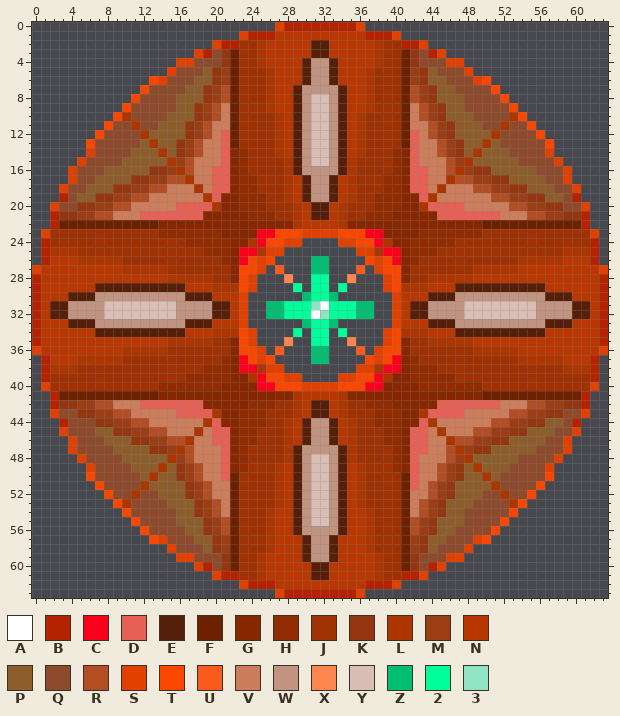
Pixel-art sprite, stored at Resources/enemy/enemy_2.png. Above, as it was before the edit.
The file is 128x128 pixels, drawn in blocks of 2x2; one block is one cell here. Colours within 5 levels of each other are drawn and written as one.
Palette (. is transparent): A #ffffff  B #b52200  C #fa001d  D #e66056  E #561f0a  F #6c2100  G #872700  H #912c00  J #a03102  K #943710  L #ac3500  M #9c3e15  N #b93700  P #8d5e2c  Q #8d4a2c  R #b34d24  S #e14100  T #fa4700  U #f95b1d  V #cc7d5c  W #c19381  X #fd8550  Y #d8beb4  Z #02be72  2 #00ff9b  3 #90e4c3
Pixels before (only the part around the change), first column x 0:
 0 ...........................SBBBBBBBBS...........................
 1 .......................SBBBNNNNNNNNNNBBBS.......................
 2 ....................SBBJJLNNNNNEENNNNNLJJBBS....................
 3 ..................SBQKFJJLNNNNNEENNNNNLJJFKQBS..................
 4 ................SSQQQKFJJLNNNNEWWENNNNLJJFKQQQSS................
 5 ...............SQQQPKMFJJJLNNNEWWENNNLJJJFMKPQQQS...............
 6 .............TSQQQPPKMFJJJLNNNEWWENNNLJJJFMKPPQQQST.............
 7 ............TQQQQPPKMRFJJJLNNEWWWWENNLJJJFRMKPPQQQQT............
 8 ...........TQQQQPPPKMRFJJJLNNEWYYWENNLJJJFRMKPPPQQQQT...........
 9 ..........TQQQQQPPKMRVFJJJLNNEWYYWENNLJJJFVRMKPPQQQQQT..........
10 .........TLQQQQPPPKMRVFJJJJLNEWYYWENLJJJJFVRMKPPPQQQQLT.........
11 ........TQQLQQPPPKMRVVFJJJJLNEWYYWENLJJJJFVVRMKPPPQQLQQT........
12 .......TQQQQLPPPPKMRVDFJJJJLNEWYYWENLJJJJFDVRMKPPPPLQQQQT.......
13 ......TQQQQQPLPPKMRVVDFJJJJLNEWYYWENLJJJJFDVVRMKPPLPQQQQQT......
14 ......SQQQQPPPLPKMRVVDGHJJJLNEWYYWENLJJJHGDVVRMKPLPPPQQQQS......
15 .....SQQQQPPPPPLMRVVVDGHJJJJLEWYYWELJJJJHGDVVVRMLPPPPPQQQQS.....
16 ....SQQQPPPPPKKMLRVVDDGHJJJJLEWWWWELJJJJHGDDVVRLMKKPPPPPQQQS....
17 ....SQQPPPPKKMMRRLVVDDGHHJJJLNEWWENLJJJHHGDDVVLRRMMKKPPPPQQS....
18 ...SQQPPPKKMMRRVVVLVDDGHHJJJLNEWWENLJJJHHGDDVLVVVRRMMKKPPPQQS...
19 ...BQPPKKMMRRVVVVVVLDGGHHHJJLNEWWENLJJHHHGGDLVVVVVVRRMMKKPPQB...
20 ..SQQKKMMRRVVVVVDDDDLGGHHHJJJLNEENLJJJHHHGGLDDDDVVVVVRRMMKKQQS..
21 ..BKKMMRRVVVDDDDDDDGGGGGHHHJJLNEENLJJHHHGGGGGDDDDDDDVVVRRMMKKB..
22 ..BFFFFFFFFFFFGGGGGGGGGGGGGGGLNNNNLGGGGGGGGGGGGGGGFFFFFFFFFFFB..
23 .SJJJJJJJJJJJJHHHHHHHGGGGCCTTTSSSSTTTCCGGGGHHHHHHHJJJJJJJJJJJJS.
24 .BJJJJJJJJJJJJJJJHHHHHGGLCTTSS....SSTTCLGGHHHHHJJJJJJJJJJJJJJJB.
25 .BLLLJJJJJJJJJJJJJJHHHGCCLSS........SSLCCGHHHJJJJJJJJJJJJJJLLLB.
26 .BNNNLLLLLJJJJJJJJJJJHGCTST....ZZ....TSTCGHJJJJJJJJJJJLLLLLNNNB.
27 SNNNNNNNNNLLLLLJJJJJJJGTTS.U...ZZ...U.STTGJJJJJJJLLLLLNNNNNNNNNS
28 BNNNNNNNNNNNNNNLLLLLJJGTS...X..22..X...STGJJLLLLLNNNNNNNNNNNNNNB
29 BNNNNNNEEEEEEEEEENNNLLLTS....2.22.2....STLLLNNNEEEEEEEEEENNNNNNB
30 BNNNEEEWWWWWWWWWWEEENNNS......Z22Z......SNNNEEEWWWWWWWWWWEEENNNB
31 BNEEWWWWYYYYYYYYWWWWEENS..ZZ2223A222ZZ..SNEEWWWWYYYYYYYYWWWWEENB
32 BNEEWWWWYYYYYYYYWWWWEENS..ZZ222A3222ZZ..SNEEWWWWYYYYYYYYWWWWEENB
33 BNNNEEEWWWWWWWWWWEEENNNS......Z22Z......SNNNEEEWWWWWWWWWWEEENNNB
34 BNNNNNNEEEEEEEEEENNNLLLTS....2.22.2....STLLLNNNEEEEEEEEEENNNNNNB
35 BNNNNNNNNNNNNNNLLLLLJJGTS...X..22..X...STGJJLLLLLNNNNNNNNNNNNNNB
36 SNNNNNNNNNLLLLLJJJJJJJGTTS.U...ZZ...U.STTGJJJJJJJLLLLLNNNNNNNNNS
37 .BNNNLLLLLJJJJJJJJJJJHGCTST....ZZ....TSTCGHJJJJJJJJJJJLLLLLNNNB.
38 .BLLLJJJJJJJJJJJJJJHHHGCCLSS........SSLCCGHHHJJJJJJJJJJJJJJLLLB.
39 .BJJJJJJJJJJJJJJJHHHHHGGLCTTSS....SSTTCLGGHHHHHJJJJJJJJJJJJJJJB.
40 .SJJJJJJJJJJJJHHHHHHHGGGGCCTTTSSSSTTTCCGGGGHHHHHHHJJJJJJJJJJJJS.
41 ..BFFFFFFFFFFFGGGGGGGGGGGGGGGLNNNNLGGGGGGGGGGGGGGGFFFFFFFFFFFB..
42 ..BKKMMRRVVVDDDDDDDGGGGGHHHJJLNEENLJJHHHGGGGGDDDDDDDVVVRRMMKKB..
43 ..SQQKKMMRRVVVVVDDDDLGGHHHJJJLNEENLJJJHHHGGLDDDDVVVVVRRMMKKQQS..
44 ...BQQQKKMMRRVVVVVVLDGGHHHJJLNEWWENLJJHHHGGDLVVVVVVRRMMKKPPQB...
45 ...SQQQPPKKMMRRVVVLVDDGHHJJJLNEWWENLJJJHHGDDVLVVVRRMMKKPPPQQS...
46 ....SQQQPPPKKMMRRLVVDDGHHJJJLNEWWENLJJJHHGDDVVLRRMMKKPPPPQQS....
47 ....SQQQQPPPPKKMLRVVVDGHJJJJLEWWWWELJJJJHGDDVVRLMKKPPPPPQQQS....
48 .....SQQQQPPPPPLMRVVVDGHJJJJLEWYYWELJJJJHGDVVVRMLPPPPPQQQQS.....
49 ......SQQQQPPPLPKMRVVDGHJJJLNEWYYWENLJJJHGDVVRMKPLPPPQQQQS......
50 ......TQQQQQPLPPKMRVVDFJJJJLNEWYYWENLJJJJFDVVRMKPPLPQQQQQT......
51 .......TQQQQLPPPPKMRVVFJJJJLNEWYYWENLJJJJFDVRMKPPPPLQQQQT.......
52 ........TQQLQQPPPKMRVVFJJJJLNEWYYWENLJJJJFVVRMKPPPQQLQQT........
53 .........TLQQQQPPPKMRVFJJJJLNEWYYWENLJJJJFVRMKPPPQQQQLT.........
54 ..........TQQQQQPPKMRVFJJJLNNEWYYWENNLJJJFVRMKPPQQQQQT..........
55 ...........TQQQQPPPKMRFJJJLNNEWYYWENNLJJJFRMKPPPQQQQT...........
56 ............TQQQQPPKMRFJJJLNNEWWWWENNLJJJFRMKPPQQQQT............
57 .............TSQQQPPKMFJJJLNNNEWWENNNLJJJFMKPPQQQST.............
58 ...............SQQQPKMFJJJLNNNEWWENNNLJJJFMKPQQQS...............
59 ................SSQQQKFJJLNNNNEWWENNNNLJJFKQQQSS................
60 ..................SBQKFJJLNNNNNEENNNNNLJJFKQBS..................
61 ....................SBBJJLNNNNNEENNNNNLJJBBS....................
62 .......................SBBBNNNNNNNNNNBBBS.......................
63 ...........................SBBBBBBBBS...........................
New version:
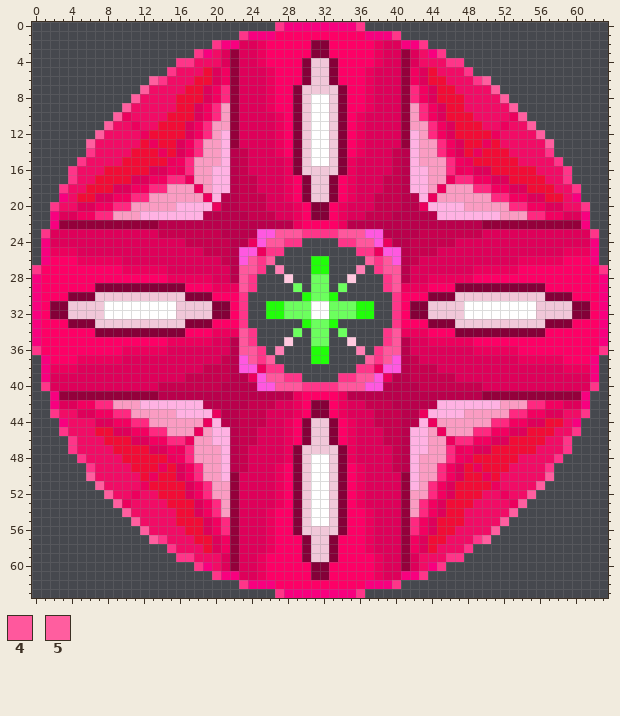
Colours new in this view: 4 #ff589d  5 #ff5e9f
From old to new:
colour 2: #00ff9b -> #6cff5e
colour B: #b52200 -> #f8007f
colour C: #fa001d -> #ff58e0
colour D: #e66056 -> #ffb2e3
colour E: #561f0a -> #840038
colour F: #6c2100 -> #94003b
colour G: #872700 -> #b9004c
colour H: #912c00 -> #c7004f
colour J: #a03102 -> #de005a
colour L: #ac3500 -> #ec005d
colour M: #9c3e15 -> #f20060
colour N: #b93700 -> #fd0066
colour P: #8d5e2c -> #f10c36
colour Q: #8d4a2c -> #f10c66
colour R: #b34d24 -> #ff2880
colour S: #e14100 -> #ff3589
colour U: #f95b1d -> #ff7eb4
colour V: #cc7d5c -> #fa9cc2
colour W: #c19381 -> #f1c8d9
colour X: #fd8550 -> #ffc9df
colour Z: #02be72 -> #21ff08
Changed rows in their new state; - is a pixel that keeps its letter.
first column x 3:
 3 ------------------J--------------------J------------------
 4 ------------------J--------------------J------------------
 5 -----------------J----------------------J-----------------
 6 ----------5------J----------------------J------5----------
 7 ---------5------J------------------------J------5---------
 8 --------5-------J-----------AA-----------J-------5--------
 9 -------5-------J------------AA------------J-------5-------
10 ------5--------J------------AA------------J--------5------
11 -----5--------J-------------AA-------------J--------5-----
12 ----5---------J-------------AA-------------J---------5----
13 ---5---------J--------------AA--------------J---------5---
14 -------------J--------------AA--------------J-------------
15 ----------------------------AA----------------------------
16 ----------JJ----------------------------------JJ----------
17 --------JJ--------------------------------------JJ--------
18 ------JJ------------------------------------------JJ------
19 ----JJ----------------------------------------------JJ----
20 --JJ--------------------------------------------------JJ--
21 JJ------------------------------------------------------JJ
23 ------------------------444----444------------------------
24 -----------------------44--------44-----------------------
26 ---------------------4-5----------5-4---------------------
27 --------------------44--------------44--------------------
28 --------------------4----------------4--------------------
29 --------------------4----------------4--------------------
31 -----AAAAAAAA---------------A----------------AAAAAAAA-----
32 -----AAAAAAAA----------------A---------------AAAAAAAA-----
34 --------------------4----------------4--------------------
35 --------------------4----------------4--------------------
36 --------------------44--------------44--------------------
37 ---------------------4-5----------5-4---------------------
39 -----------------------44--------44-----------------------
40 ------------------------444----444------------------------
42 JJ------------------------------------------------------JJ
43 --JJ--------------------------------------------------JJ--
44 ----JJ----------------------------------------------JJ----
45 ------JJ------------------------------------------JJ------
46 --------JJ--------------------------------------JJ--------
47 ----------JJ----------------------------------JJ----------
48 ----------------------------AA----------------------------
49 -------------J--------------AA--------------J-------------
50 ---5---------J--------------AA--------------J---------5---
51 ----5---------J-------------AA-------------J---------5----
52 -----5--------J-------------AA-------------J--------5-----
53 ------5--------J------------AA------------J--------5------
54 -------5-------J------------AA------------J-------5-------
55 --------5-------J-----------AA-----------J-------5--------
56 ---------5------J------------------------J------5---------
57 ----------5------J----------------------J------5----------
58 -----------------J----------------------J-----------------
59 ------------------J--------------------J------------------
60 ------------------J--------------------J------------------
